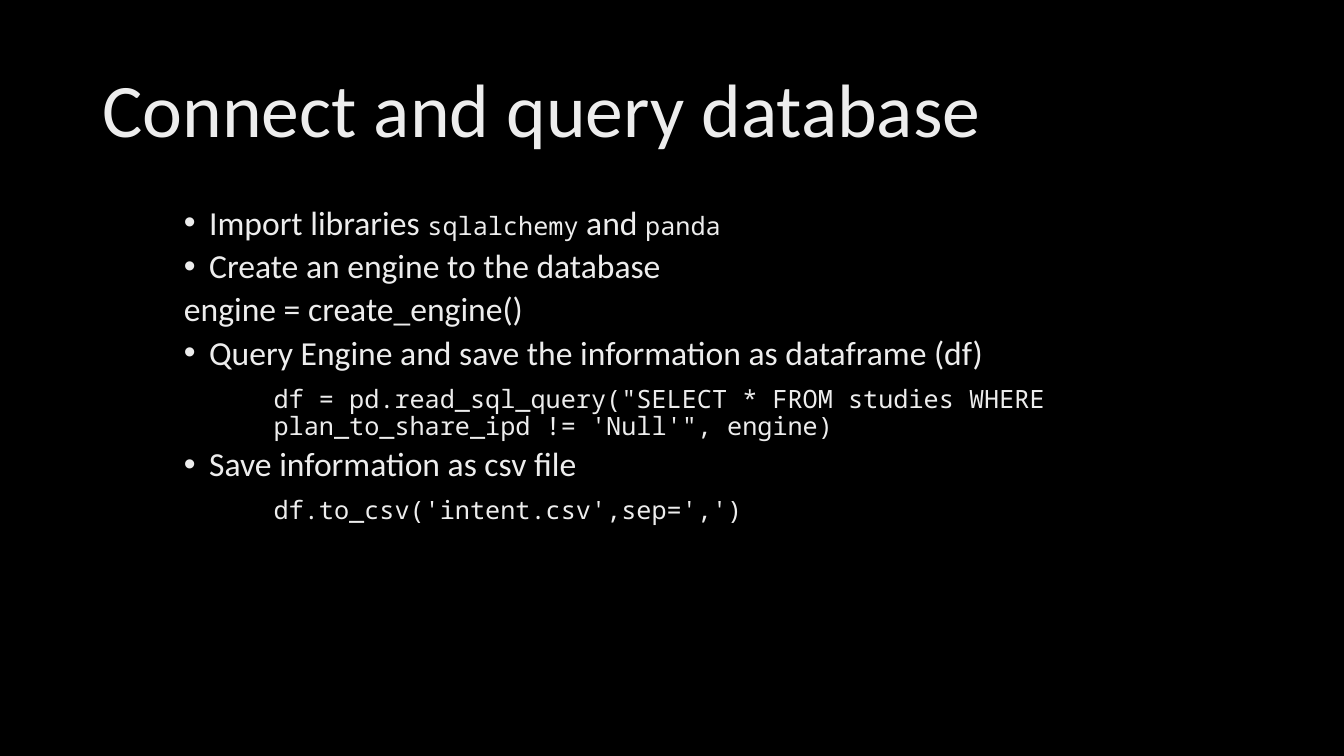
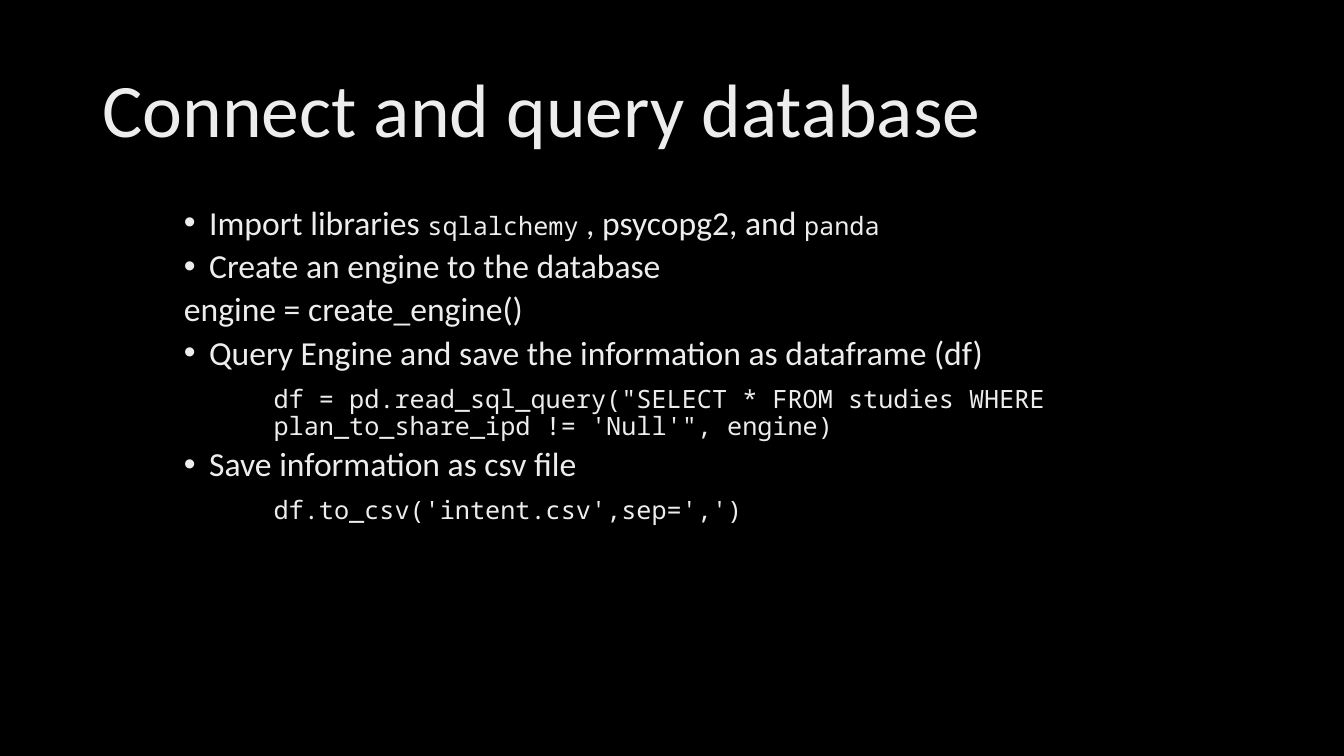
Before and after one commit to wwhitney/ContentAnalysisOfClinicalTrialsData, a slide deck: slide 3 of ClinicalTrials.pptx. Drawn at 1344x756 pixels with LibreOffice and Linux fonts; fonts in the diff are those of the drawing; background and template pictures are left out. Boxes give left, top, right and bottom in pixels: in the first picture for what was removed or moved away, otherwise in the second. Text is boxed around its words. In the diff, an @@ line names an element or a change of style, - is before the commit and + after.

```diff
--- a/ClinicalTrials.pptx
+++ b/ClinicalTrials.pptx
@@ text at bbox=[209, 211, 880, 241]: text changed @@
-  • Import libraries sqlalchemy and panda
+  • Import libraries sqlalchemy , psycopg2, and panda
```
Also in this commit, not shown: 1 other slide changed.
